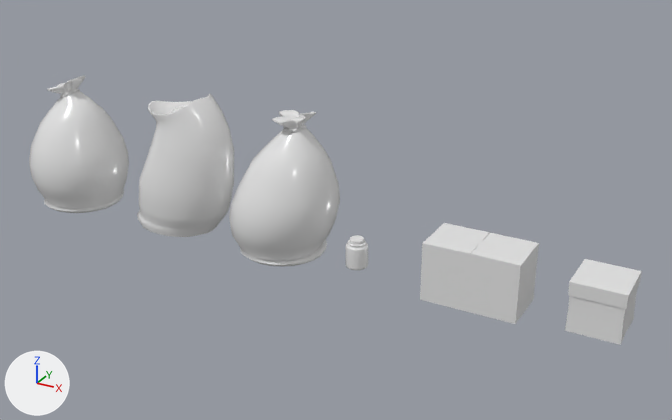
An edit to the FBX model Assets/Our Stuff/Models/boxes_and_sacks_UVReady.fbx, drawn before and after from the same camera.
One viewpoint serves both versions: a camera (50 mm lens) standing at (0.937, -1.311, 0.757) and looking at (0.204, 0.022, 0.09). Every picture has the same lights, and +X, +Y and +Z are marked at lower left. Where no turn or scale is listed for an object, it has been applied to the vertices.
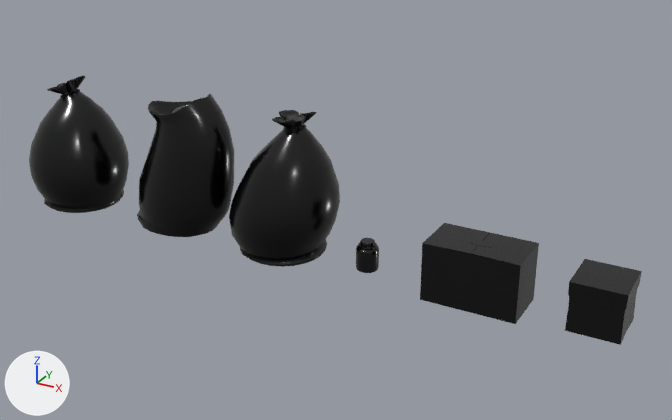
Changed parts and their boxes [x1, y1, x2, y2] in the pictures (672 x 420 px):
'pCube1', recoloured (white to black): [565, 259, 642, 345] in both
'polySurface2', recoloured, moved: before [345, 235, 368, 270]; after [356, 238, 379, 273]
part 1 of me_mesh_004, recoloured (grey to black): [420, 223, 539, 324] in both
part 2 of me_mesh_004, recoloured: [468, 238, 493, 248] in both
part 3 of me_mesh_001, recoloured (grey to black): [29, 75, 129, 213] in both
part 4 of me_mesh, recoloured (grey to black): [229, 110, 340, 267] in both
part 5 of me_mesh_003, recoloured (grey to black): [137, 94, 234, 237] in both
part 6 of me_mesh_005, recoloured: before [345, 240, 368, 270]; after [356, 242, 379, 273]
part 7 of me_mesh_005, recoloured: before [350, 235, 364, 245]; after [360, 238, 375, 247]

What the commit changed:
Material 'Pickles_Tex' (mat_pickles_tex) is new.
Its base color is (0.0, 0.0, 0.0) (black #000000).
Its roughness is 0.2.
Material 'Cucumber_Tex' (mat_cucumber_tex) is new.
Its base color is (0.0, 0.0, 0.0) (black #000000).
Its roughness is 0.2.
Material 'Onion_tex' (mat_onion_tex) is new.
Its base color is (0.0, 0.0, 0.0) (black #000000).
Its roughness is 0.2.
Material 'Tomato_Tex' (mat_tomato_tex) is new.
Its base color is (0.0, 0.0, 0.0) (black #000000).
Its roughness is 0.2.
Material 'Spicy_Tex_Box_Small' (mat_spicy_tex_box_small) is new.
Its base color is (0.0, 0.0, 0.0) (black #000000).
Its roughness is 0.2.
Material 'Cabbage_Big_Box' (mat_cabbage_big_box) is new.
Its base color is (0.0, 0.0, 0.0) (black #000000).
Its roughness is 0.2.
me_mesh_003 is used by ob_polysurface3; location (-0.115, 0.0, 0.134).
me_mesh_003 had 1418 vertices, 1356 faces and spanned x -0.109..0.109, y -0.073..0.073, z -0.134..0.134.
me_mesh_003 no longer uses material mat_cucumba_top (white #e7e7e7).
me_mesh_003 now has 1418 vertices, 1357 faces and spans x -0.109..0.109, y -0.073..0.073, z -0.134..0.134.
me_mesh_003 part 5: 588 faces spanning x -0.109..0.109, y -0.073..0.073, z -0.134..0.134 switch from mat_cucumba1 (white #e7e7e7) to mat_cucumber_tex (black #000000).
me_mesh is used by ob_onion; location (0.106, 0.0, 0.01).
me_mesh had 894 vertices, 880 faces and spanned x -0.098..0.104, y -0.098..0.098, z -0.009..0.257.
me_mesh now has 894 vertices, 881 faces and spans x -0.098..0.104, y -0.098..0.098, z -0.009..0.257.
me_mesh part 4: 880 faces spanning x -0.098..0.104, y -0.098..0.098, z -0.009..0.257 switch from mat_onio (white #e7e7e7) to mat_onion_tex (black #000000).
me_mesh_002 has 242 vertices, 240 faces and spans x -0.0443..0.0443, y -0.0443..0.0443, z -0.0428..0.0432.
me_mesh_002 no longer uses material mat_box_small (white #e7e7e7).
me_mesh_002 now uses material mat_spicy_tex_box_small (black #000000).
me_mesh_001 is used by ob_tomat; location (-0.385, 0.0, 0.01).
me_mesh_001 had 920 vertices, 906 faces and spanned x -0.093..0.103, y -0.098..0.098, z -0.009..0.252.
me_mesh_001 now has 920 vertices, 907 faces and spans x -0.093..0.103, y -0.098..0.098, z -0.009..0.252.
me_mesh_001 part 3: 906 faces spanning x -0.093..0.103, y -0.098..0.098, z -0.009..0.252 switch from mat_tomat1 (white #e7e7e7) to mat_tomato_tex (black #000000).
me_mesh_004 has 517 vertices, 509 faces and spans x -0.083..0.083, y -0.046..0.046, z -0.053..0.053.
me_mesh_004 is used by ob_polysurface5; location (0.484, 0.0, 0.048).
me_mesh_004 part 1: all 418 faces that had it switch from mat_box (white #e7e7e7) to mat_cabbage_big_box (black #000000).
me_mesh_004 part 2: all 91 faces that had it switch from mat_tape1 (white #e7e7e7) to mat_cabbage_big_box (black #000000).
me_mesh_005 has 1441 vertices, 1391 faces and spans x -2.0..2.0, y -2.78..2.78, z -1.99..1.99.
me_mesh_005 is used by ob_polysurface2; location (0.258, 0.0, 0.029); rotation (1.571, 0.0, 0.0), in degrees (90, 0, 0); scale (0.01, 0.01, 0.01).
me_mesh_005 part 6: all 599 faces that had it switch from mat_jar1 (white #e7e7e7) to mat_pickles_tex (black #000000).
me_mesh_005 part 7: all 792 faces that had it switch from mat_jar_lid (white #e7e7e7) to mat_pickles_tex (black #000000).
Object 'polySurface2' (ob_polysurface2) moves from (0.258, 0.0, 0.029) to (0.279, 0.0, 0.029).
